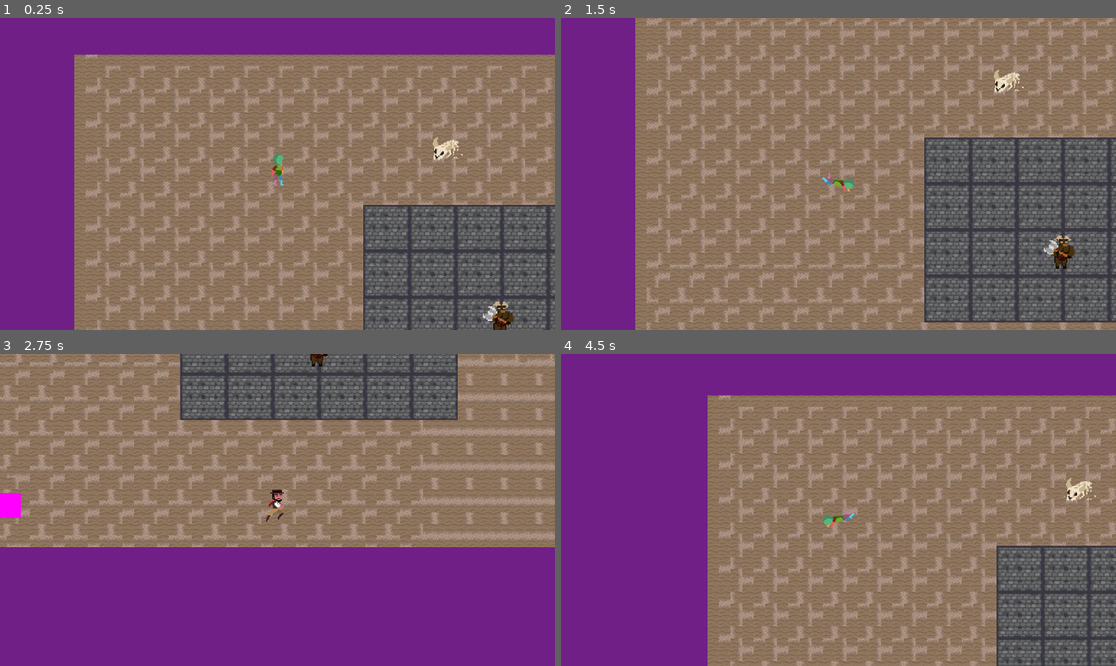
Above: before the commit, frames 1-4 (two rows, left to right).
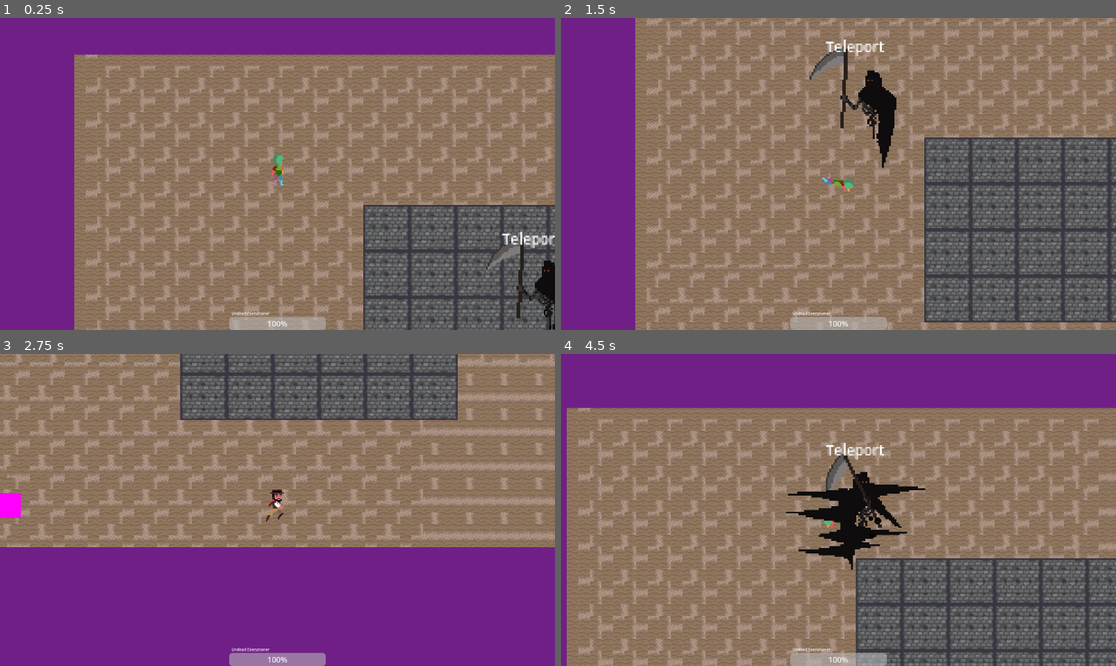
Above: after the commit, the same moments.

Repository: ninjarusso/salamanca
Game: Godot game, scene res://scenes/nivel_testR.tscn
The game is run twice, just before and just after one commit, with the same random seed, the same clock (stepped at 60 frames per second) and the same inputs.
Inputs:
- Up to frame 1 (0.25 s): no input
- Up to frame 2 (1.5 s): hold D (right) 0.53-1.28 s; hold E (attack) 0.53-1.28 s; hold S (down) from 1.28 s (still down); tap Space (special action) at 1.35 s
- Up to frame 3 (2.75 s): release S (down) at 2.03 s; hold D (right) from 2.03 s (still down); hold E (attack) from 2.03 s (still down)
- Up to frame 4 (4.5 s): release D (right) at 2.78 s; release E (attack) at 2.78 s; hold W (up) 2.78-3.53 s; tap Space (special action) at 2.85, 4.35 s; hold E (attack) 3.53-4.28 s; hold A (left) from 3.53 s (still down)

The runs differ from the first frame. In frame 1, 2.3% of the frame differs, in the area x 41-100%, y 38-100%; in frame 2, 3.0%; in frame 3, 0.9%; in frame 4, 50%, in the area x 1-100%, y 13-100%.

Commit message:
se agrega funcionalidad de ataque/daño a jefe final

Diff:
--- a/Final Boss/Attack.gd
+++ b/Final Boss/Attack.gd
@@ -1,13 +1,19 @@
 extends BossState
+
+var target : CharacterBody2D
 
 func on_enter():
 	super()
 	combo()
+	target = owner.player
 
 func attack(move = "1"):
 	animation_player.play("attack_" + move)
 	await animation_player.animation_finished
 
+func hit_target():
+	if target != null:
+		target.take_damage(owner.enemy_damage)
 
 func combo():
 	var move_set = ["1","1","2"]
@@ -19,3 +25,4 @@
 func transition():
 	if owner.direction.length() > 40:
 		get_parent().change_state("Follow")
+		target = null
--- a/Final Boss/Idle.gd
+++ b/Final Boss/Idle.gd
@@ -12,7 +12,6 @@
 		collision.set_deferred("disabled", value)
 		progress_bar.set_deferred("visible", value)
 
-
 func _on_player_detection_body_entered(_body):
 	player_entered = true
 
--- a/Final Boss/skeleton_boss.gd
+++ b/Final Boss/skeleton_boss.gd
@@ -1,22 +1,28 @@
 extends CharacterBody2D
 
-@onready var player = get_parent().find_child("Player")
+@onready var player = get_tree().get_nodes_in_group("Player")[0]
 @onready var animated_sprite = $AnimatedSprite2D
 @onready var progress_bar = $UI/ProgressBar
 
+@export var health : float
+@export var enemy_damage : float
+
 var direction : Vector2
+var is_dead : bool = false
 
-var health: = 10:
-	set(value):
-		health = value
-		progress_bar.value = value
-		if value <= 0:
-			progress_bar.visible = false
-			find_child("FiniteStateMachine").change_state("Death")
+signal hurt
+signal dead
+
+#var health: = 10:
+	#set(value):
+		#health = value
+		#progress_bar.value = value
+		#if value <= 0:
+			#progress_bar.visible = false
+			#find_child("FiniteStateMachine").change_state("Death")
 
 func _ready():
 	set_physics_process(false)
-
 
 func _process(_delta):
 	direction = player.position - position
@@ -30,5 +36,12 @@
 	velocity = direction.normalized() * 40
 	move_and_collide(velocity * delta)
 
-func take_damage():
-	health -= 2
+func take_damage(damage : float) -> void:
+	health -= damage
+	if health <= 0:
+		emit_signal("dead")
+		is_dead = true
+		find_child("FiniteStateMachine").change_state("Death")
+	else:
+		print(self.name + " has taken " + str(damage) + " damage, " + str(health) + " hp remaining")
+		emit_signal("hurt")
--- a/Final Boss/skeleton_boss.tscn
+++ b/Final Boss/skeleton_boss.tscn
@@ -14,6 +14,7 @@
 [ext_resource type="Script" path="res://Final Boss/SpawnMinion.gd" id="12_b044w"]
 [ext_resource type="PackedScene" uid="uid://doqrnvrqxkmk3" path="res://Final Boss/minion.tscn" id="13_np45v"]
 [ext_resource type="Script" path="res://Final Boss/Death.gd" id="14_gxo2u"]
+[ext_resource type="Script" path="res://scripts/EnemyHurtBox.gd" id="15_gvcvj"]
 
 [sub_resource type="AtlasTexture" id="AtlasTexture_oe4vq"]
 atlas = ExtResource("1_2iudi")
@@ -486,6 +487,20 @@
 "update": 1,
 "values": [0, 1, 2, 3, 4, 5]
 }
+tracks/2/type = "method"
+tracks/2/imported = false
+tracks/2/enabled = true
+tracks/2/path = NodePath("FiniteStateMachine/Attack")
+tracks/2/interp = 1
+tracks/2/loop_wrap = true
+tracks/2/keys = {
+"times": PackedFloat32Array(0.25),
+"transitions": PackedFloat32Array(1),
+"values": [{
+"args": [],
+"method": &"hit_target"
+}]
+}
 
 [sub_resource type="Animation" id="Animation_myt5v"]
 resource_name = "attack_2"
@@ -514,6 +529,20 @@
 "transitions": PackedFloat32Array(1, 1, 1, 1, 1, 1, 1),
 "update": 1,
 "values": [0, 1, 2, 3, 4, 5, 6]
+}
+tracks/2/type = "method"
+tracks/2/imported = false
+tracks/2/enabled = true
+tracks/2/path = NodePath("FiniteStateMachine/Attack")
+tracks/2/interp = 1
+tracks/2/loop_wrap = true
+tracks/2/keys = {
+"times": PackedFloat32Array(0.375),
+"transitions": PackedFloat32Array(1),
+"values": [{
+"args": [],
+"method": &"hit_target"
+}]
 }
 
 [sub_resource type="Animation" id="Animation_ynkks"]
@@ -720,14 +749,16 @@
 [sub_resource type="CapsuleShape2D" id="CapsuleShape2D_3nlkk"]
 height = 54.0
 
-[sub_resource type="RectangleShape2D" id="RectangleShape2D_nhhw8"]
-size = Vector2(200, 200)
+[sub_resource type="CircleShape2D" id="CircleShape2D_7wyrt"]
+radius = 300.0
 
 [node name="SkeletonBoss" type="CharacterBody2D"]
 scale = Vector2(2.5, 2.5)
 collision_layer = 2
 collision_mask = 0
 script = ExtResource("1_7hqm6")
+health = 30.0
+enemy_damage = 6.0
 
 [node name="AnimatedSprite2D" type="AnimatedSprite2D" parent="."]
 sprite_frames = SubResource("SpriteFrames_4q5wt")
@@ -748,7 +779,7 @@
 
 [node name="CollisionShape2D" type="CollisionShape2D" parent="PlayerDetection"]
 scale = Vector2(0.7, 0.7)
-shape = SubResource("RectangleShape2D_nhhw8")
+shape = SubResource("CircleShape2D_7wyrt")
 
 [node name="UI" type="CanvasLayer" parent="."]
 
@@ -824,4 +855,11 @@
 [node name="Death" type="Node2D" parent="FiniteStateMachine"]
 script = ExtResource("14_gxo2u")
 
+[node name="EnemyHurtBox" type="Area2D" parent="."]
+script = ExtResource("15_gvcvj")
+
+[node name="CollisionShape2D" type="CollisionPolygon2D" parent="EnemyHurtBox"]
+position = Vector2(-6, 0.8)
+polygon = PackedVector2Array(-4, 31.6, 37.6, 1.2, 17.6, -10.8, 16.8, -29.2, 1.6, -27.2, -8.8, -25.2, -14, -1.2, -11.6, 18)
+
 [connection signal="body_entered" from="PlayerDetection" to="FiniteStateMachine/Idle" method="_on_player_detection_body_entered"]
--- a/scenes/minotauro.tscn
+++ b/scenes/minotauro.tscn
@@ -604,6 +604,7 @@
 collision_mask = 17
 script = ExtResource("1_pvmtl")
 health = 10.0
+enemy_damage = 2.0
 
 [node name="Sprite2D" type="Sprite2D" parent="."]
 position = Vector2(-0.12498, -5.12498)
--- a/scenes/nivel_testR.tscn
+++ b/scenes/nivel_testR.tscn
@@ -1,10 +1,9 @@
-[gd_scene load_steps=10 format=3 uid="uid://b5dpt26ffu3op"]
+[gd_scene load_steps=9 format=3 uid="uid://b5dpt26ffu3op"]
 
 [ext_resource type="Texture2D" uid="uid://c12srgap5c7mh" path="res://assets/WhatsApp Image 2024-05-09 at 4.04.03 PM.jpeg" id="1_5rapa"]
 [ext_resource type="Texture2D" uid="uid://p554fb1sm503" path="res://assets/Salamanca_Tileset2_prototipo.png" id="2_vr6tn"]
 [ext_resource type="PackedScene" uid="uid://drt6ek66rh3m1" path="res://scenes/player.tscn" id="3_c5si0"]
-[ext_resource type="PackedScene" uid="uid://y7orxch5h48q" path="res://scenes/minotauro.tscn" id="4_8bapm"]
-[ext_resource type="PackedScene" uid="uid://dd0d0yorl8qxb" path="res://scenes/luz_mala_spawner.tscn" id="5_ly38g"]
+[ext_resource type="PackedScene" uid="uid://dfjsxfcg7563o" path="res://Final Boss/skeleton_boss.tscn" id="5_g6lch"]
 [ext_resource type="PackedScene" uid="uid://lri1kmql2xkq" path="res://scenes/pickup_vida.tscn" id="6_4utr1"]
 
 [sub_resource type="TileSetAtlasSource" id="TileSetAtlasSource_75mmk"]
@@ -1226,11 +1225,8 @@
 [node name="Player" parent="." instance=ExtResource("3_c5si0")]
 position = Vector2(281, 165)
 
-[node name="Minotauro" parent="." instance=ExtResource("4_8bapm")]
-position = Vector2(589, 366)
-
 [node name="PickupVida" parent="." instance=ExtResource("6_4utr1")]
 position = Vector2(-381, 279)
 
-[node name="LuzMalaSpawner" parent="." instance=ExtResource("5_ly38g")]
-position = Vector2(520, 130)
+[node name="SkeletonBoss" parent="." instance=ExtResource("5_g6lch")]
+position = Vector2(650, 338)
--- a/scenes/player.tscn
+++ b/scenes/player.tscn
@@ -5,9 +5,9 @@
 [ext_resource type="Texture2D" uid="uid://dt7jwhd7ljyqu" path="res://assets/player/01 Idle B.png" id="1_mmthy"]
 [ext_resource type="Script" path="res://scripts/PlayerStateMachine.gd" id="5_dh832"]
 [ext_resource type="Texture2D" uid="uid://dbs42g5o0gipd" path="res://assets/player/Female Character Attack 02 copy.png" id="5_uwy1s"]
+[ext_resource type="Texture2D" uid="uid://ctpf8o4c8onqg" path="res://assets/player/Gaucho dead.png" id="6_4minr"]
 [ext_resource type="Texture2D" uid="uid://c577aggj6bia8" path="res://assets/player/Female Character Attack 03 copy.png" id="6_bq2rp"]
 [ext_resource type="Script" path="res://scripts/PlayerIdleState.gd" id="6_d2g12"]
-[ext_resource type="Texture2D" uid="uid://n3c268dbckbg" path="res://assets/player/Gaucho dead 3-sheet.png" id="7_5r0qe"]
 [ext_resource type="Script" path="res://scripts/PlayerAttackState.gd" id="7_7solb"]
 [ext_resource type="Texture2D" uid="uid://brldohoqqvhnw" path="res://assets/player/02 Run gaucho png.png" id="8_4kkvr"]
 [ext_resource type="Script" path="res://scripts/PlayerMoveState.gd" id="8_y0dq8"]
@@ -347,7 +347,7 @@
 "times": PackedFloat32Array(0),
 "transitions": PackedFloat32Array(1),
 "update": 1,
-"values": [ExtResource("7_5r0qe")]
+"values": [ExtResource("6_4minr")]
 }
 tracks/1/type = "value"
 tracks/1/imported = false
@@ -799,7 +799,9 @@
 [node name="Player" type="CharacterBody2D" groups=["Player"]]
 collision_mask = 28
 script = ExtResource("1_ee2jx")
-health = 6.0
+damage_multiplier = 1.0
+health = 10.0
+player_damage = 2.0
 
 [node name="Sprite2D" type="Sprite2D" parent="."]
 position = Vector2(0, -15)
--- a/scripts/minotauro.gd
+++ b/scripts/minotauro.gd
@@ -1,8 +1,8 @@
 class_name Minotauro
 extends CharacterBody2D
 
-@export var health : float = 15
-@export var enemy_damage : float = 3
+@export var health : float
+@export var enemy_damage : float
 
 @onready var minotauro_state_machine = $MinotauroStateMachine as MinotauroStateMachine
 @onready var minotauro_idle_state = $MinotauroStateMachine/MinotauroIdleState as MinotauroIdleState
--- a/scripts/player.gd
+++ b/scripts/player.gd
@@ -6,9 +6,9 @@
 signal hurt
 
 @export var direction : Vector2 = Vector2.ZERO
-@export var damage_multiplier : float = 1
-@export var health : float = 15
-@export var player_damage : float = 2
+@export var damage_multiplier : float
+@export var health : float
+@export var player_damage : float
 
 @onready var anim_tree = $AnimationTree
 @onready var state_machine = $PlayerStateMachine
Not shown: 1 places in Final Boss/skeleton_boss.tscn that only renumber resources
Binary file removed: assets/player/Gaucho dead 3-sheet.png
Binary file added: assets/player/Gaucho dead.png
Not shown, changed: assets/player/Gaucho dead.png.import
